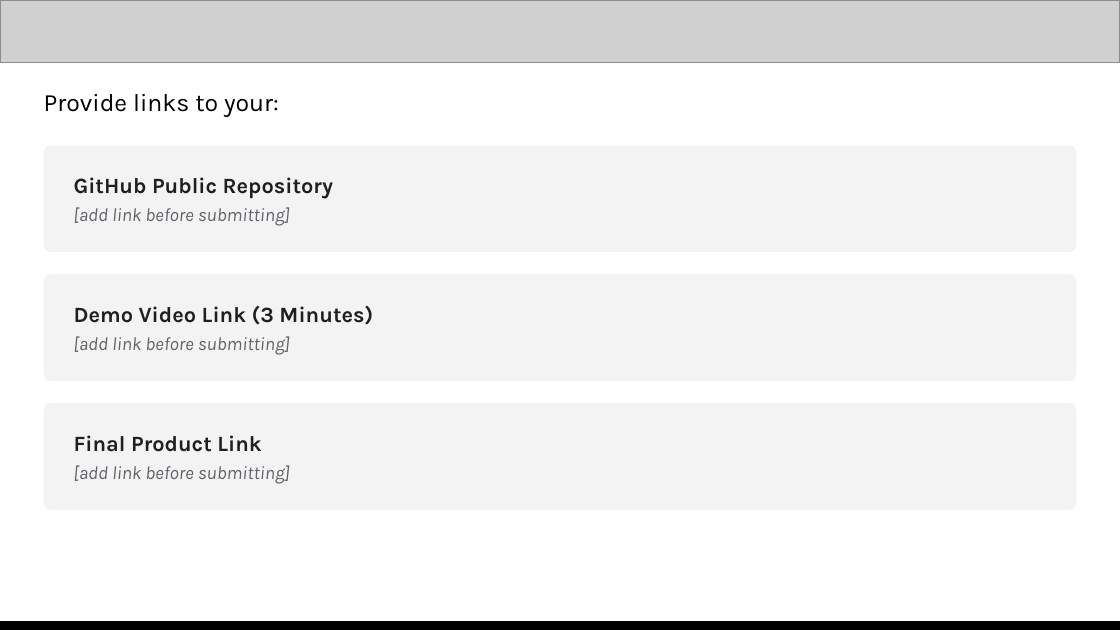
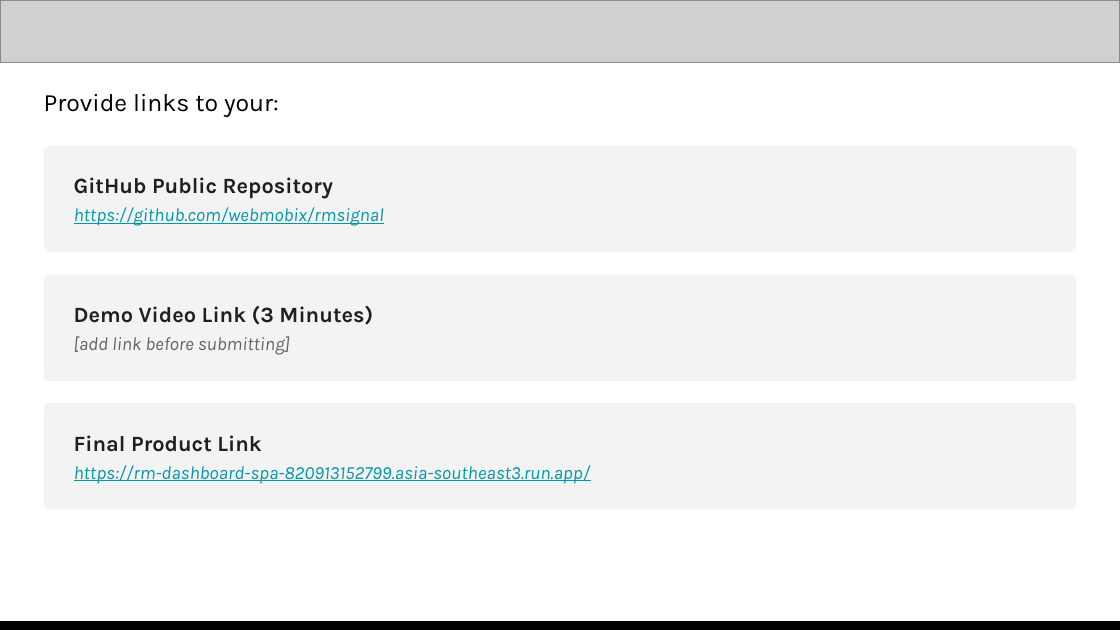
Before and after one commit to webmobix/rmsignal, a slide deck: slide 11 of docs/RMSignal-submission.pptx. Drawn at 1120x630 pixels with LibreOffice and Linux fonts; fonts in the diff are those of the drawing; grey boxes stand for pictures. Boxes give left, top, right and bottom in pixels: in the first picture for what was removed or moved away, otherwise in the second. Text is boxed around its words. In the diff, an @@ line names an element or a change of style, - is before the commit and + after.

```diff
--- a/docs/RMSignal-submission.pptx
+++ b/docs/RMSignal-submission.pptx
@@ text in rounded rectangle at (x1=74, y1=207, x2=384, y2=226): text changed; text colour #5F6368 to #0097A7 @@
-[add link before submitting]
+https://github.com/webmobix/rmsignal
@@ text in rounded rectangle at (x1=74, y1=465, x2=591, y2=484): text changed; text colour #5F6368 to #0097A7 @@
-[add link before submitting]
+https://rm-dashboard-spa-820913152799.asia-southeast3.run.app/
```
Also in this commit, not shown: 5 other slides changed, 5 other files.
